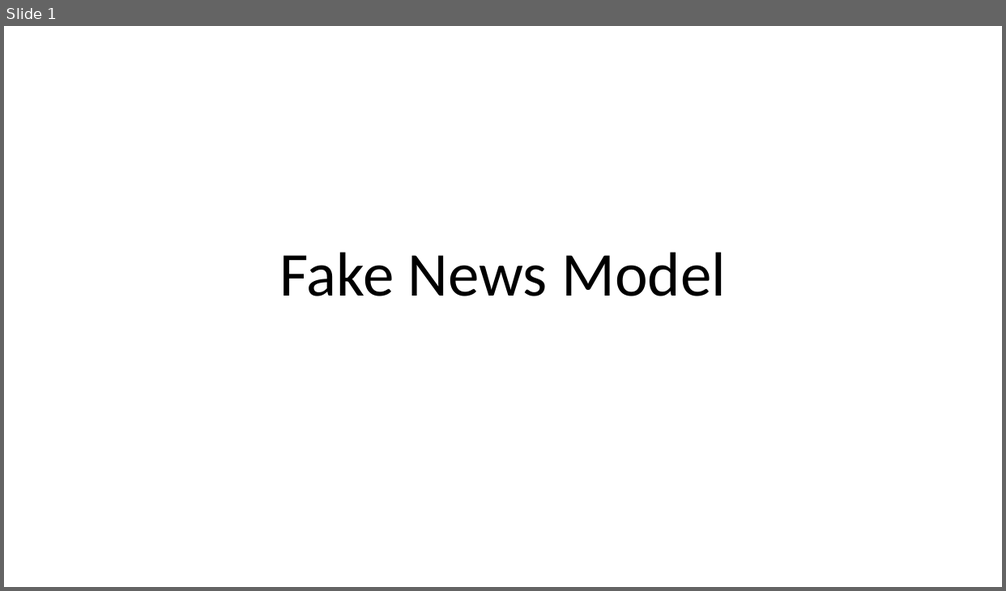
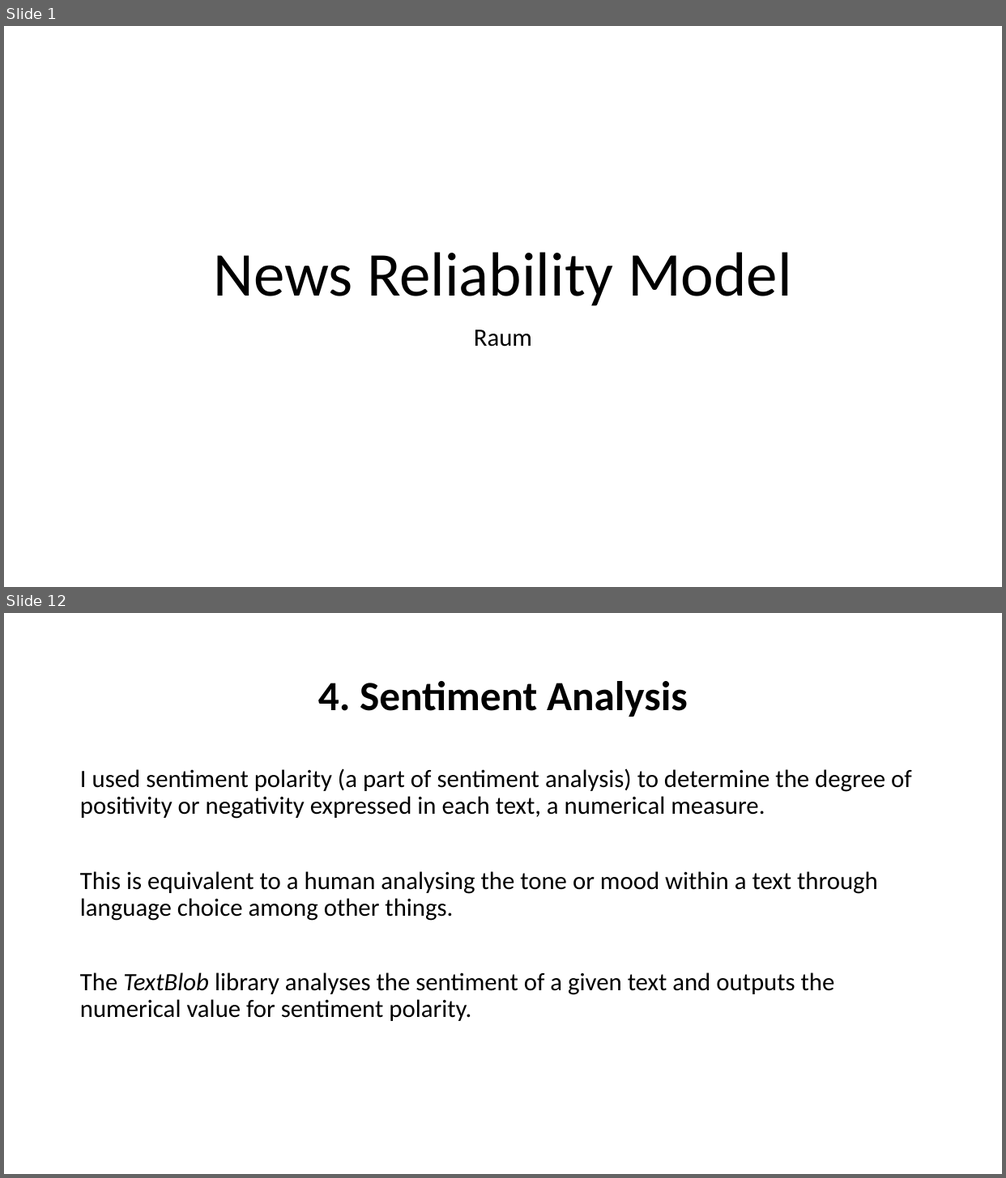
Before and after one commit to raum30/fake-news, a slide deck: presentation.pptx. Shown one above the other, each under a label of ours: slide 1 before the commit, slides 1 and 12 after it; the slides between them are not shown. The pictures are 1006x591 and 1006x1178 pixels, drawn with LibreOffice and Linux fonts; fonts in the diff are those of the drawing. Boxes give left, top, right and bottom in pixels: in the first picture for what was removed or moved away, otherwise in the second. Text is boxed around its words. In the diff, an @@ line names an element or a change of style, - is before the commit and + after.

```diff
--- a/presentation.pptx
+++ b/presentation.pptx
@@ slide 12 added at <box>4,613,1002,1174</box>, background #FFFFFF @@
@@ title added at <box>318,681,688,717</box>, 40 pt, text #000000, bold @@
+4. Sentiment Analysis
@@ text added at <box>80,769,912,1021</box>, 24 pt, text #000000 @@
+I used sentiment polarity (a part of sentiment analysis) to determine the degree of positivity or negativity expressed in each text, a numerical measure.
+This is equivalent to a human analysing the tone or mood within a text through language choice among other things.
+The TextBlob library analyses the sentiment of a given text and outputs the numerical value for sentiment polarity.
@@ slide 1 changed as well @@
@@ title at <box>213,252,792,306</box>: text changed @@
-Fake News Model
+News Reliability Model
@@ subtitle added at <box>474,330,532,347</box>, 24 pt, text #000000 @@
+Raum
```
Also in this commit, not shown: 23 other slides added, 1 slide removed, 1 other file.
